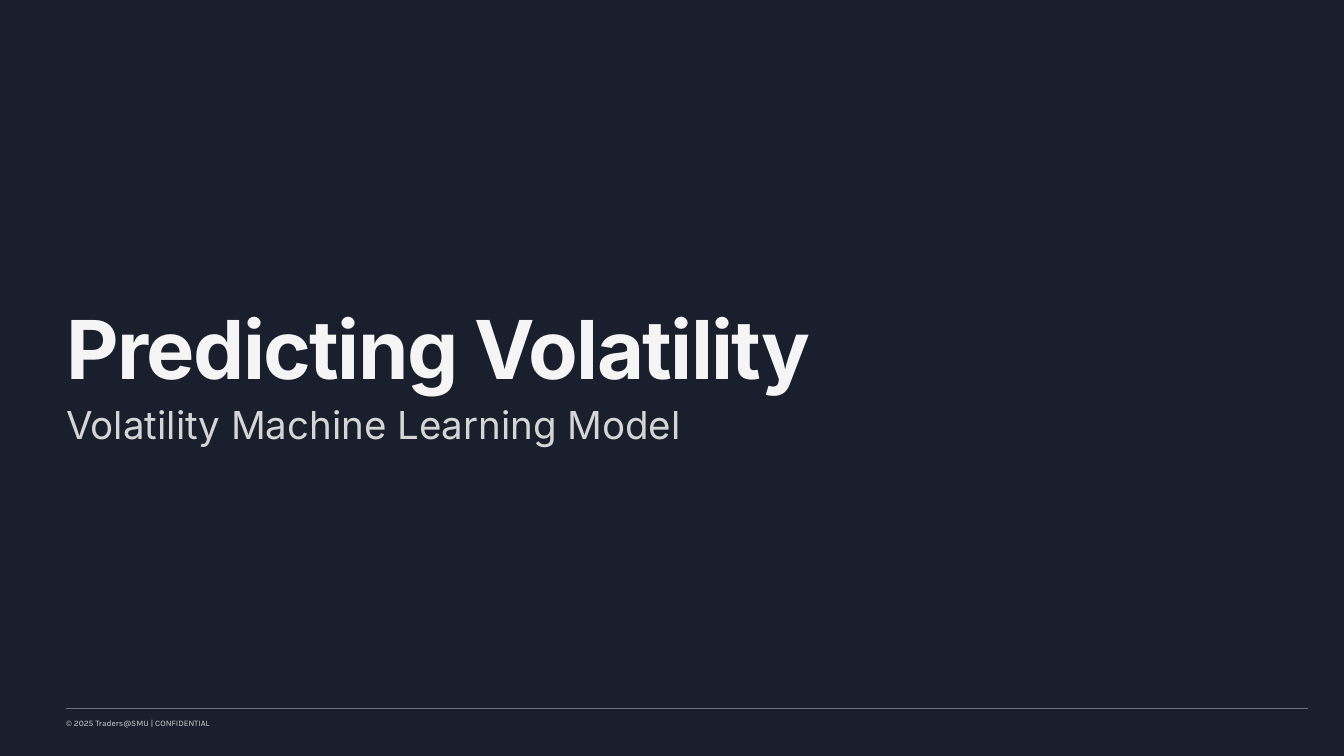
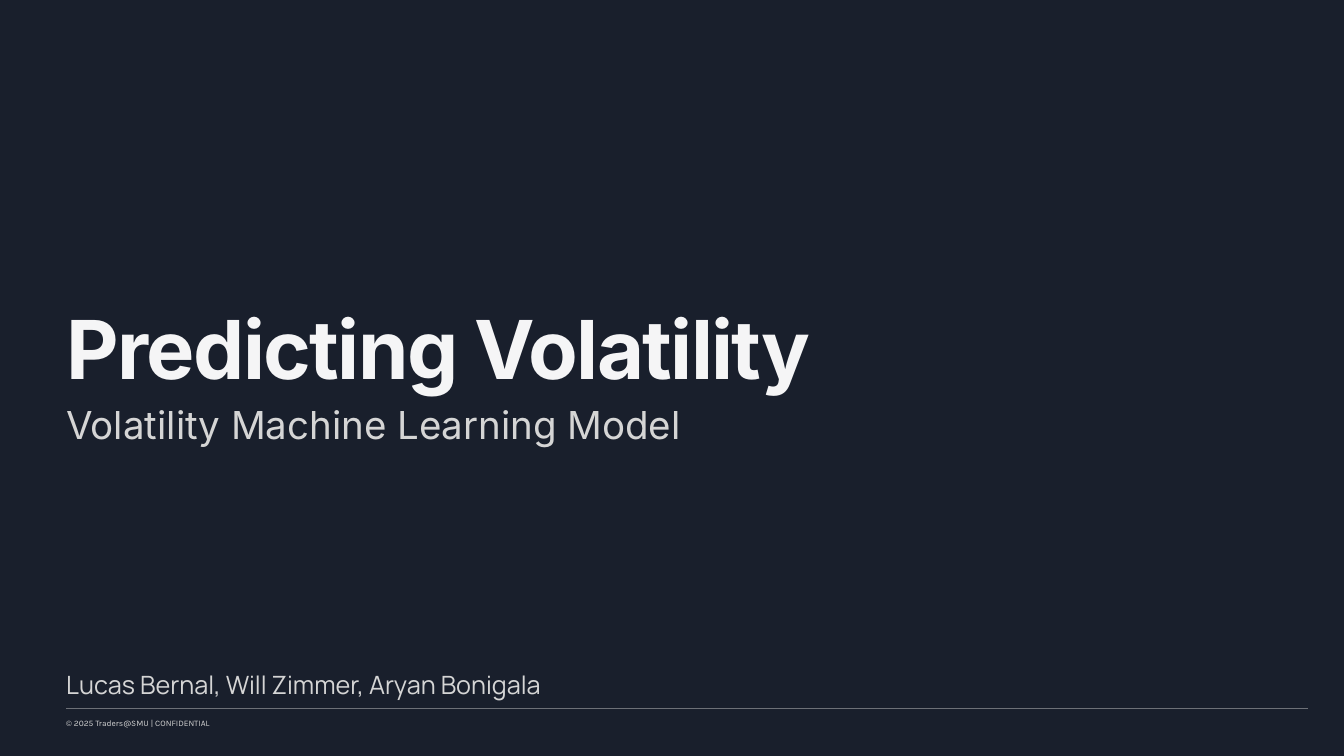
Before and after one commit to Traders-SMU/traders-smu-final-project-submission-aryanbonigala, a slide deck: slide 1 of Traders Final Project - Finished.pptx. Drawn at 1344x756 pixels with LibreOffice and Linux fonts; fonts in the diff are those of the drawing; background and template pictures are left out. Boxes give left, top, right and bottom in pixels: in the first picture for what was removed or moved away, otherwise in the second. Text is boxed around its words. In the diff, an @@ line names an element or a change of style, - is before the commit and + after.

```diff
--- a/Traders Final Project - Finished.pptx
+++ b/Traders Final Project - Finished.pptx
@@ text added at [66,675,541,700], 36 pt, text #D5D5D5 @@
+Lucas Bernal, Will Zimmer, Aryan Bonigala
```
